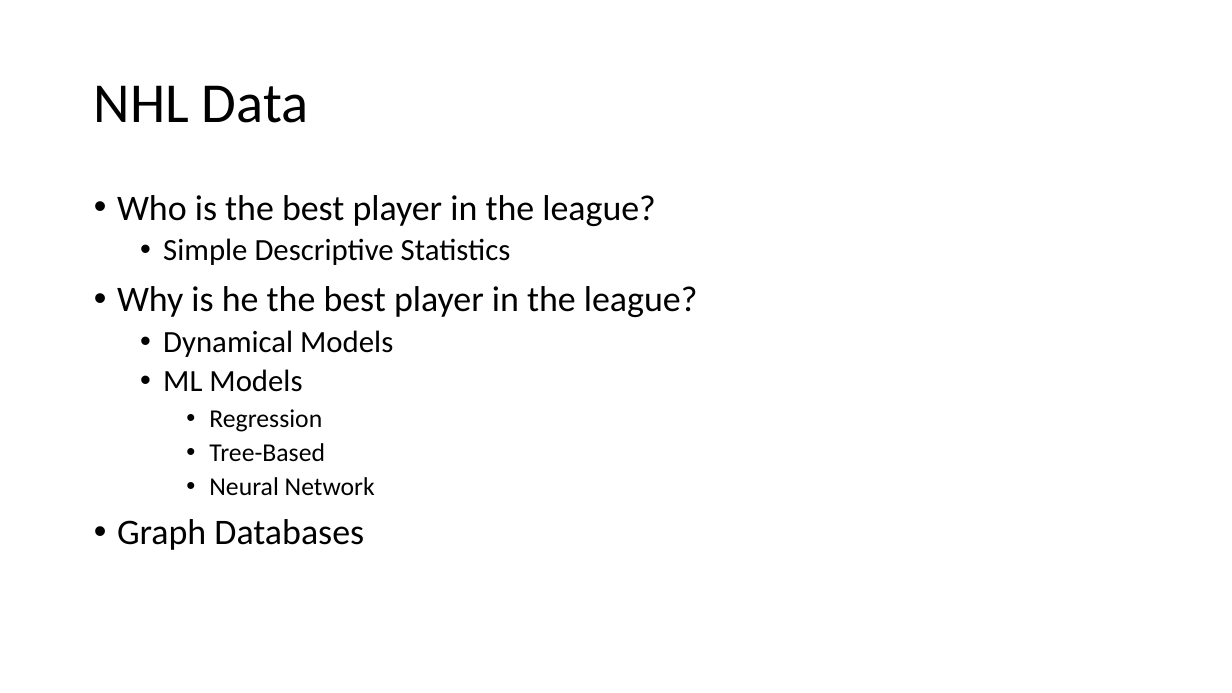
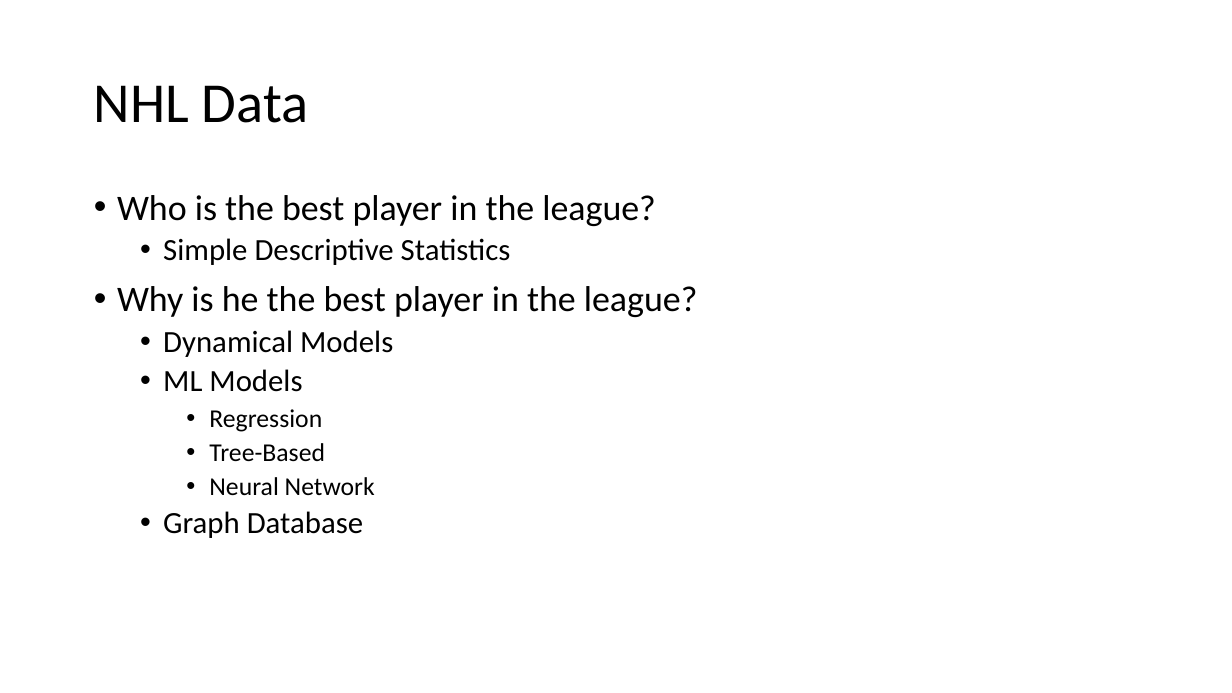
Before and after one commit to jamessdixon/swe4s, a slide deck: slide 10 of SWES_MachineLearning.pptx. Drawn at 1232x693 pixels with LibreOffice and Linux fonts; fonts in the diff are those of the drawing. Boxes give left, top, right and bottom in pixels: in the first picture for what was removed or moved away, otherwise in the second. Text is boxed around its words. In the diff, an @@ line names an element or a change of style, - is before the commit and + after.

```diff
--- a/SWES_MachineLearning.pptx
+++ b/SWES_MachineLearning.pptx
@@ text at box(163, 511, 363, 538): text changed; size 28 to 24 pt @@
-• Graph Databases
+  • Graph Database
```
Also in this commit, not shown: 4 other files.
